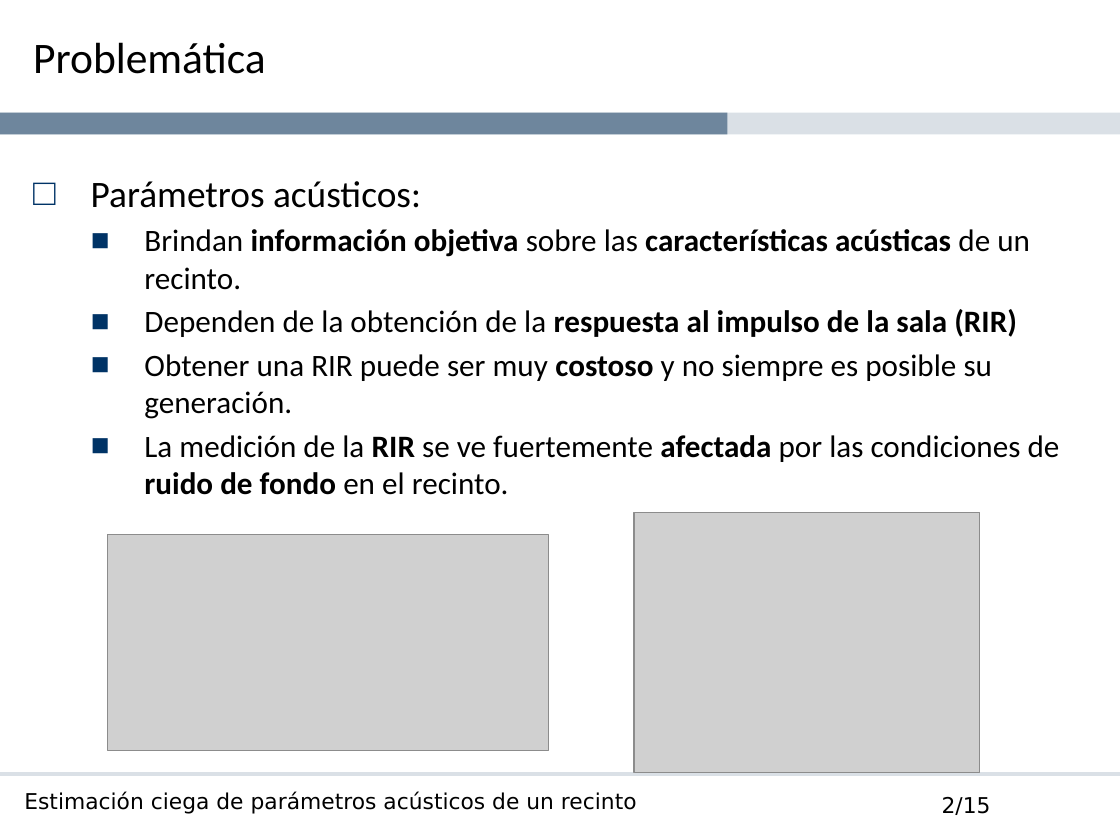
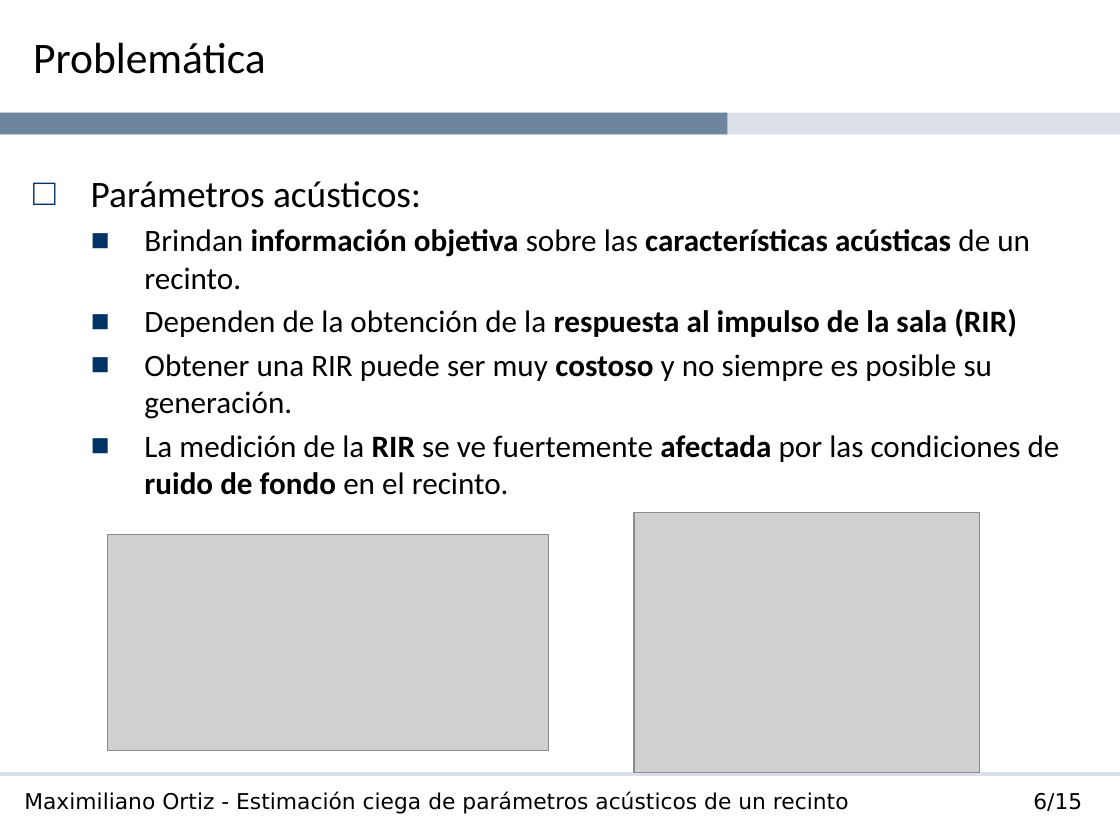
Before and after one commit to maxiaortiz22/thesis-report, a slide deck: slide 2 of Estimación ciega de parámetros acústicos de un recinto - Ortiz.pptx. Drawn at 1120x840 pixels with LibreOffice and Linux fonts; fonts in the diff are those of the drawing; grey boxes stand for pictures; background and template pictures are left out. Boxes give left, top, right and bottom in pixels: in the first picture for what was removed or moved away, otherwise in the second. Text is boxed around its words. In the diff, an @@ line names an element or a change of style, - is before the commit and + after.

```diff
--- a/Estimación ciega de parámetros acústicos de un recinto - Ortiz.pptx
+++ b/Estimación ciega de parámetros acústicos de un recinto - Ortiz.pptx
@@ rectangle "Maximiliano Ortiz - Estimación ciega ...": place and size @@
-rectangle "Maximiliano Ortiz - Estimación ciega ..." at [13, 782, 666, 829]
+rectangle "Maximiliano Ortiz - Estimación ciega ..." at [13, 782, 887, 829]
@@ text in rectangle at [24, 791, 849, 814]: text changed @@
-Estimación ciega de parámetros acústicos de un recinto
+Maximiliano Ortiz - Estimación ciega de parámetros acústicos de un recinto
@@ rectangle "6/15": place and size @@
-rectangle "6/15" at [931, 786, 1072, 825]
+rectangle "6/15" at [886, 782, 1093, 829]
@@ text in rectangle at [1033, 793, 1082, 811]: text changed @@
-2/15
+6/15
```
Also in this commit, not shown: 13 other slides changed, 1 slide added, 51 other files.
